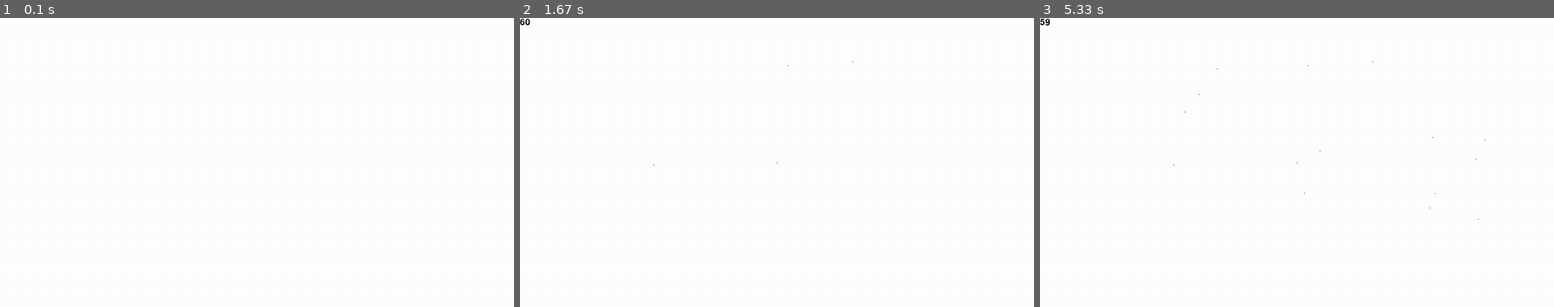
Above: before the commit, frames 1-3 (left to right).
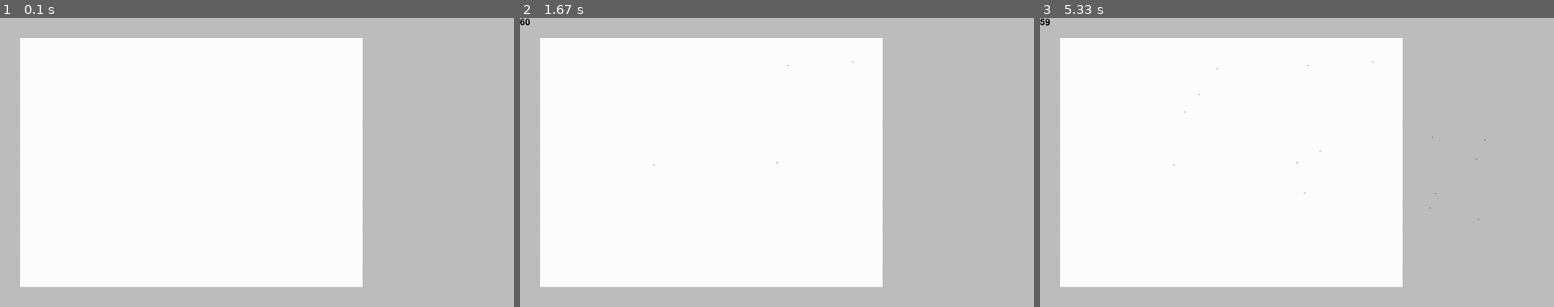
Above: after the commit, the same moments.

Repository: ghager93/drawdle-pygame
Game: pygame game, started from main.py
Two runs of this game, one before a commit and one after it. Both use one fixed random seed, a clock stepped at 60 frames per second and the inputs below.
Inputs (mouse positions are in pixels of both pictures, inside the frame that each line leads up to):
- Up to frame 1 (0.1 s): no input
- Up to frame 2 (1.67 s): click (777, 162) at 0.38 s; click (653, 165) at 0.72 s; click (854, 61) at 1.05 s; click (787, 64) at 1.38 s
- Up to frame 3 (5.33 s): click (1302, 191) at 1.72 s; click (1430, 208) at 2.05 s; click (1430, 136) at 2.38 s; click (1482, 139) at 2.72 s; click (1476, 220) at 3.05 s; click (1317, 150) at 3.38 s; click (1183, 110) at 3.72 s; click (1435, 194) at 4.05 s; click (1214, 67) at 4.38 s; click (1476, 159) at 4.72 s; click (1199, 93) at 5.05 s

The runs differ from the first frame. In frame 1, 43% of the frame differs, in the area x 0-100%, y 0-100%; in frame 2, 43%; in frame 3, 43%.

Commit message:
Initial commit

Diff:
--- a/core/states/canvas.py
+++ b/core/states/canvas.py
@@ -12,18 +12,26 @@
 
     def __init__(self) -> None:
         super().__init__()
+
+        self._screen = pg.display.get_surface()
+
         self._brush_width = 3
         self._brush_colour = "black"
+
+        self._is_drawing = False
+
+        _canvas_size = 2/3 * self._screen.get_width(), self._screen.get_height() - 100
+        self._canvas_rect = pg.Rect((50, 50), _canvas_size)
+
         self._lines = []
         self._current_line = []
-        self._is_drawing = False
 
 
     def handle_event(self, event: pg.event.Event) -> None:
         pass
 
     def draw(self, screen: pg.Surface) -> None:
-        screen.fill("white")
+        pg.draw.rect(screen, "white", self._canvas_rect)
 
         for line in self._lines:
             for i in range(len(line)-1):
--- a/core/states/globalstate.py
+++ b/core/states/globalstate.py
@@ -20,6 +20,7 @@
             self.fps_draw = str(int(clock.get_clock().get_fps()))
 
     def draw(self, screen: pg.Surface) -> None:
+        screen.fill("gray")
         screen.blit(self.font.render(self.fps_draw, True, "Black"), (0, 0))
 
     def update(self, dt: int) -> None:
--- a/main.py
+++ b/main.py
@@ -40,8 +40,8 @@
     current_state.update(dt)
 
     # Draw
+    global_state.draw(screen)
     current_state.draw(screen)
-    global_state.draw(screen)
 
     pg.display.update()
 
